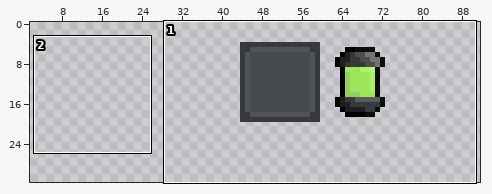
Edited in one commit: sprite sheet (assets/images/textures/content.png). The picture above shows the old version from afar; the outline marks the close-up.
Close-up. Old version:
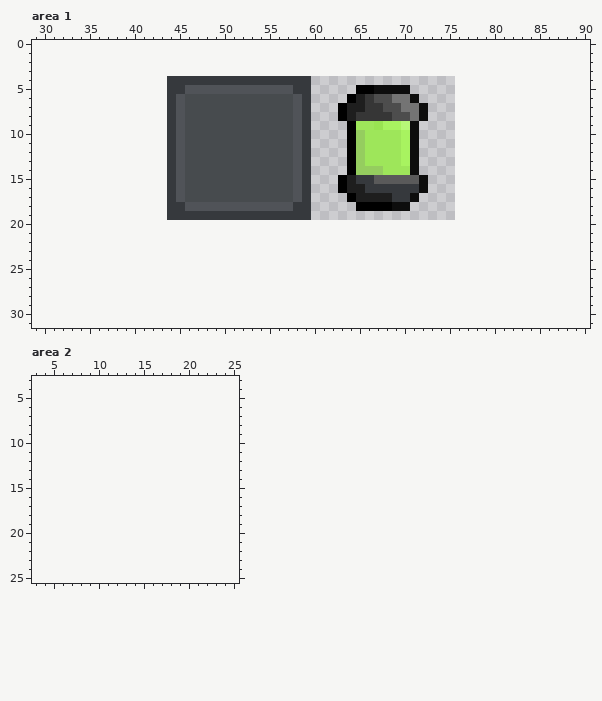
The file is 32x16 pixels. Colours within 5 levels of each other are drawn and written as one. Shown: area 1: x 29..90, y 0..31; area 2: x 3..25, y 3..25. The old version is drawn lined up with the new one, on the new canvas. The wide view leaves out empty margins.
After:
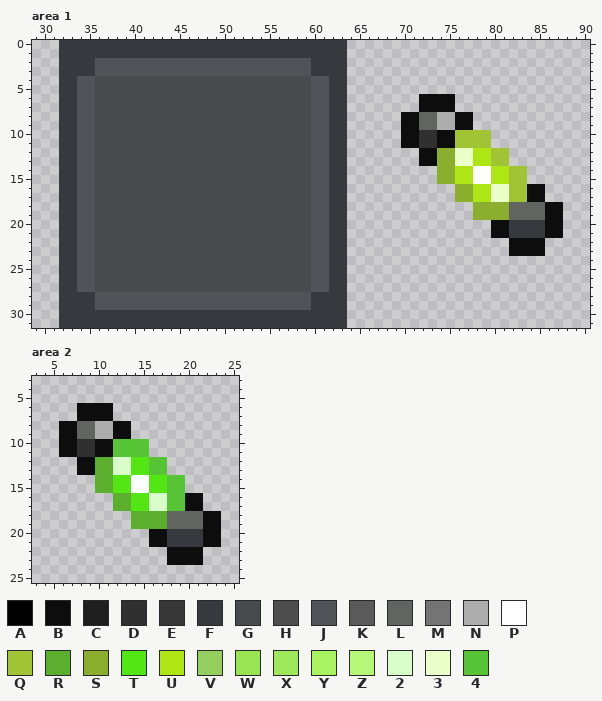
Palette (. is transparent): A #000000  B #0d0d0d  C #1e1e1e  D #2f302f  E #363636  F #36393d  G #474b4e  H #4d4d4d  J #505358  K #5a5a5a  L #616461  M #747474  N #acadac  P #ffffff  Q #a1c435  R #5cae2e  S #8bae2e  T #54e614  U #ade614  V #95cd5f  W #99e452  X #9ee65a  Y #a8f360  Z #b7f878  2 #d8ffc9  3 #eaffc9  4 #56c435
The exact change:
canvas 32x16 -> 128x32, the old top-left corner now at 44,4
Changed rows in their new state; - is an unchanged pixel.
Area 1:
first column x 32:
 0 FFFFFFFFFFFFFFFFFFFFFFFFFFFFFFFF------------------------
 1 FFFFFFFFFFFFFFFFFFFFFFFFFFFFFFFF------------------------
 2 FFFFJJJJJJJJJJJJJJJJJJJJJJJJFFFF------------------------
 3 FFFFJJJJJJJJJJJJJJJJJJJJJJJJFFFF------------------------
 4 FFJJGGGGGGGGGGGGGGGGGGGGGGGGJJFF------------------------
 5 FFJJGGGGGGGGGGGGGGGGGGGGGGGGJJFF-......-----------------
 6 FFJJGGGGGGGGGG------------GGJJFF........BBBB------------
 7 FFJJGGGGGGGGGG------------GGJJFF........-BBB------------
 8 FFJJGGGGGGGGGG------------GGJJFF......BBLLNNBB----------
 9 FFJJGGGGGGGGGG------------GGJJFF......B-LLNNBB----------
10 FFJJGGGGGGGGGG------------GGJJFF......B-DDBBQQQQ--------
11 FFJJGGGGGGGGGG------------GGJJFF......B-DDBBQQQQ--------
12 FFJJGGGGGGGGGG------------GGJJFF........BBSS33UUQQ------
13 FFJJGGGGGGGGGG------------GGJJFF........BBSS33UUQQ------
14 FFJJGGGGGGGGGG------------GGJJFF........--SSUUPPUUQQ----
15 FFJJGGGGGGGGGG------------GGJJFF.........-SSUUPPUUQQ----
16 FFJJGGGGGGGGGG------------GGJJFF.........---SSUU33QQBB--
17 FFJJGGGGGGGGGG------------GGJJFF........----SSUU33QQBB--
18 FFJJGGGGGGGGGGGGGGGGGGGGGGGGJJFF-......-------SSSSLLLLBB
19 FFJJGGGGGGGGGGGGGGGGGGGGGGGGJJFF--------------SSSSLLLLBB
20 FFJJGGGGGGGGGGGGGGGGGGGGGGGGJJFF----------------BBFFFFBB
21 FFJJGGGGGGGGGGGGGGGGGGGGGGGGJJFF----------------BBFFFFBB
22 FFJJGGGGGGGGGGGGGGGGGGGGGGGGJJFF------------------BBBB--
23 FFJJGGGGGGGGGGGGGGGGGGGGGGGGJJFF------------------BBBB--
24 FFJJGGGGGGGGGGGGGGGGGGGGGGGGJJFF------------------------
25 FFJJGGGGGGGGGGGGGGGGGGGGGGGGJJFF------------------------
26 FFJJGGGGGGGGGGGGGGGGGGGGGGGGJJFF------------------------
27 FFJJGGGGGGGGGGGGGGGGGGGGGGGGJJFF------------------------
28 FFFFJJJJJJJJJJJJJJJJJJJJJJJJFFFF------------------------
29 FFFFJJJJJJJJJJJJJJJJJJJJJJJJFFFF------------------------
30 FFFFFFFFFFFFFFFFFFFFFFFFFFFFFFFF------------------------
31 FFFFFFFFFFFFFFFFFFFFFFFFFFFFFFFF------------------------
Area 2:
first column x 6:
 6 --BBBB------------
 7 --BBBB------------
 8 BBLLNNBB----------
 9 BBLLNNBB----------
10 BBDDBB4444--------
11 BBDDBB4444--------
12 --BBRR22TT44------
13 --BBRR22TT44------
14 ----RRTTPPTT44----
15 ----RRTTPPTT44----
16 ------RRTT2244BB--
17 ------RRTT2244BB--
18 --------RRRRLLLLBB
19 --------RRRRLLLLBB
20 ----------BBFFFFBB
21 ----------BBFFFFBB
22 ------------BBBB--
23 ------------BBBB--
Where, in picture pixels (left, top, right, bottom), the same in both close-ups:
changed: (59, 40, 563, 328)
added: (59, 403, 221, 565)
